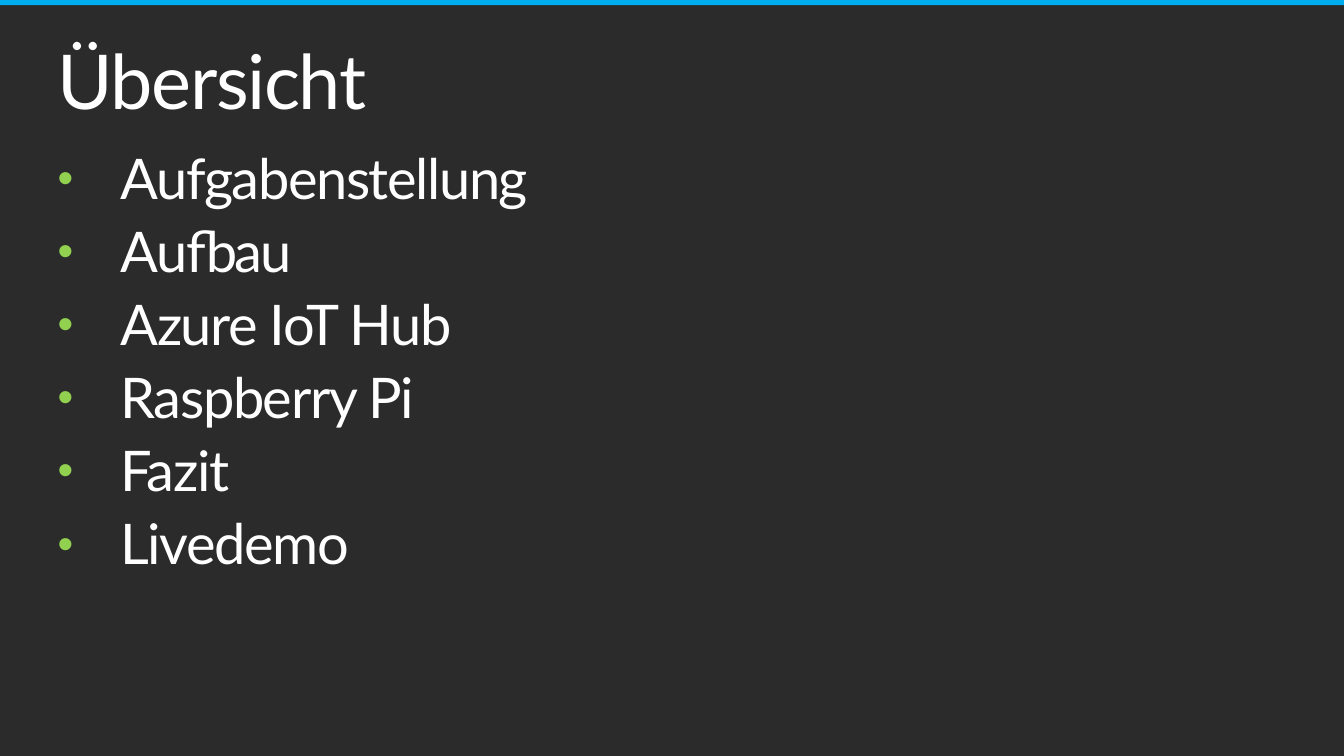
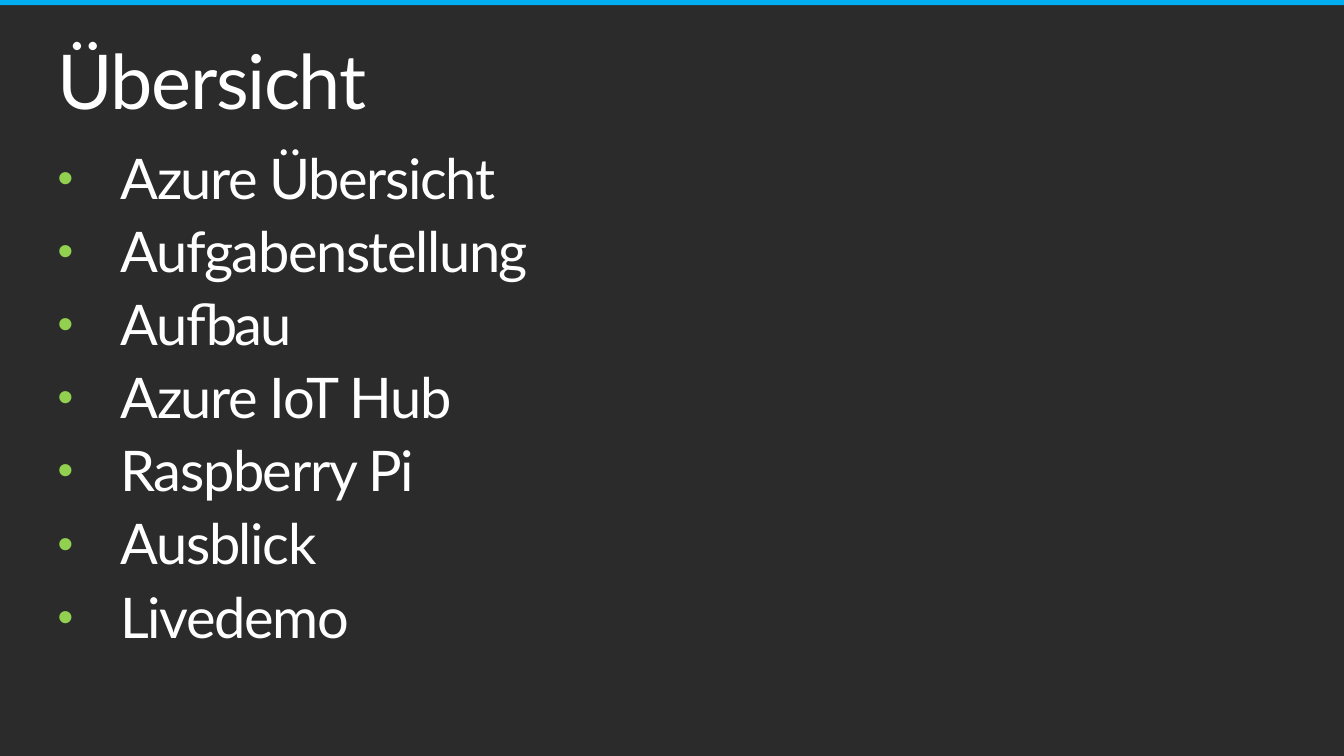
Before and after one commit to chriz239/VtIoTHub, a slide deck: slide 2 of Semesterprojekt_VT.pptx. Drawn at 1344x756 pixels with LibreOffice and Linux fonts; fonts in the diff are those of the drawing; background and template pictures are left out; a plain dark background stands for a picture behind light text. Boxes give left, top, right and bottom in pixels: in the first picture for what was removed or moved away, otherwise in the second. Text is boxed around its words. In the diff, an @@ line names an element or a change of style, - is before the commit and + after.

Commit message:
Aktuelle Version der Präsentation (Ausblick!!!)
Ausblick muss noch angepasst werden!

```diff
--- a/Semesterprojekt_VT.pptx
+++ b/Semesterprojekt_VT.pptx
@@ text at [121,150,496,200]: paragraph added @@
+• Azure Übersicht
@@ text at [121,522,317,565]: text changed @@
-• Fazit
+• Ausblick
```
Also in this commit, not shown: 1 other slide changed, 11 slides added, 5 slides removed.
